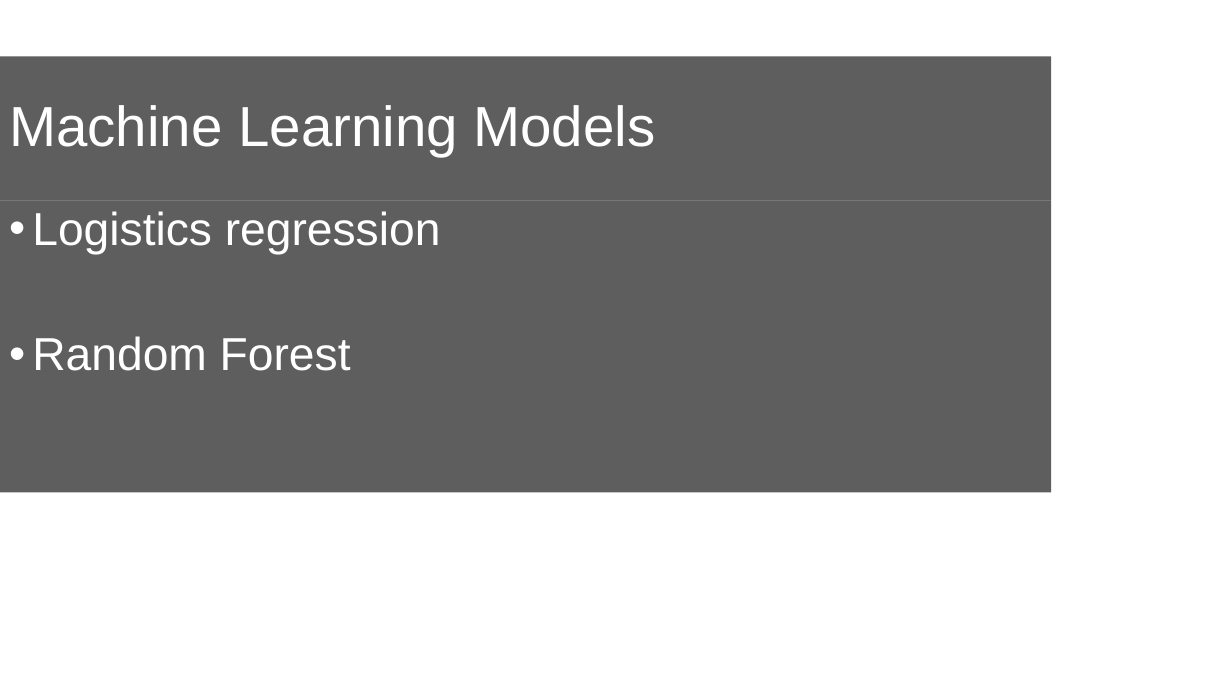
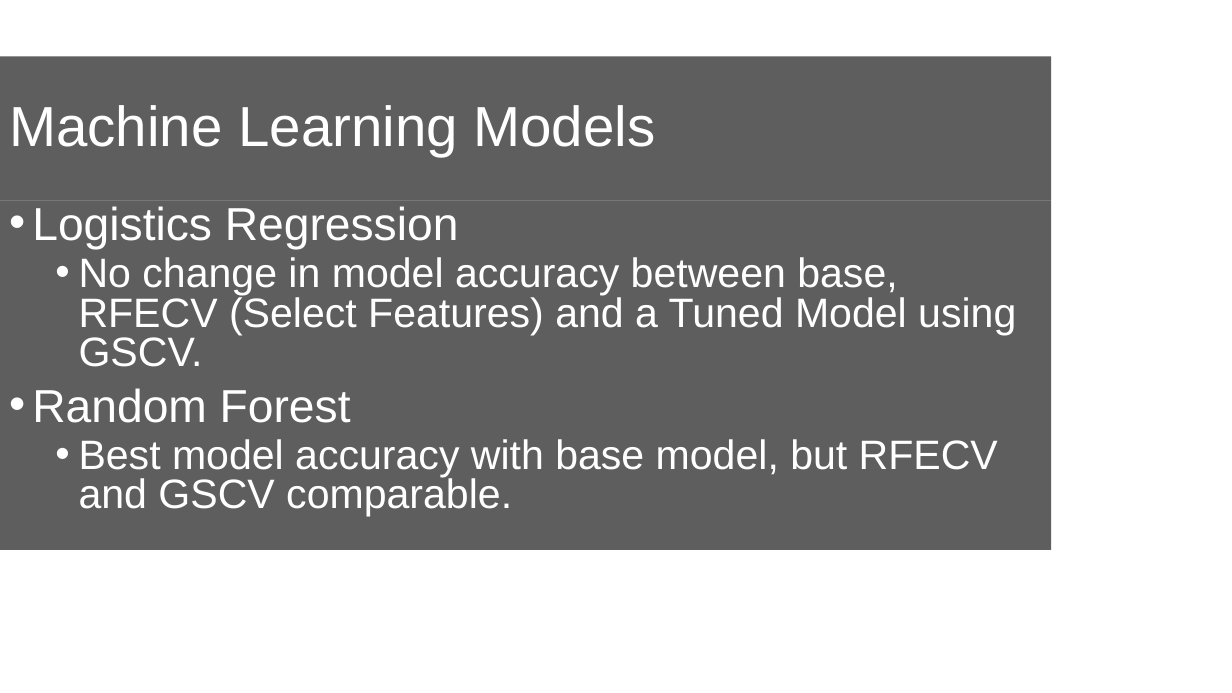
Before and after one commit to EpicTomatoSauce/uwa_final_project, a slide deck: slide 5 of UWA Final Project.pptx. Drawn at 1232x693 pixels with LibreOffice and Linux fonts; fonts in the diff are those of the drawing; background and template pictures are left out. Boxes give left, top, right and bottom in pixels: in the first picture for what was removed or moved away, otherwise in the second. Text is boxed around its words. In the diff, an @@ line names an element or a change of style, - is before the commit and + after.

```diff
--- a/UWA Final Project.pptx
+++ b/UWA Final Project.pptx
@@ text "Logistics Regression": place and size @@
-text "Logistics Regression" at [0,201,1052,493]
+text "Logistics Regression" at [0,201,1052,550]
@@ text at [32,206,1016,367]: text changed; size 36 to 32 pt @@
-• Logistics regression
+• Logistics Regression
+  • No change in model accuracy between base, RFECV (Select Features) and a Tuned Model using GSCV.
@@ text at [32,388,351,423]: line spacing 0.9 to 0.8 @@
@@ text at [79,439,998,517]: paragraph added @@
+  • Best model accuracy with base model, but RFECV and GSCV comparable.
```
Also in this commit, not shown: 5 other slides changed, 1 other file.
